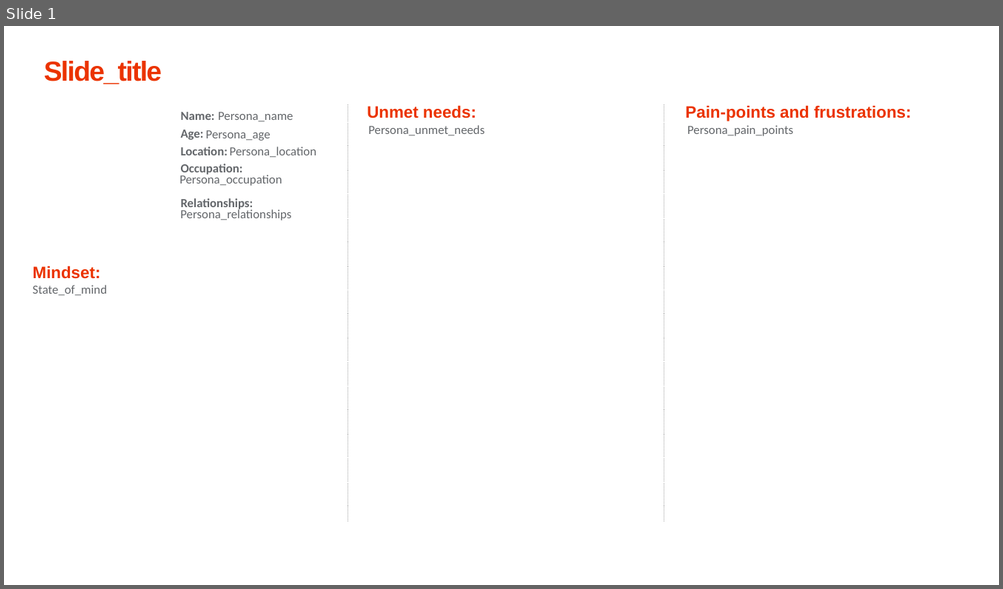
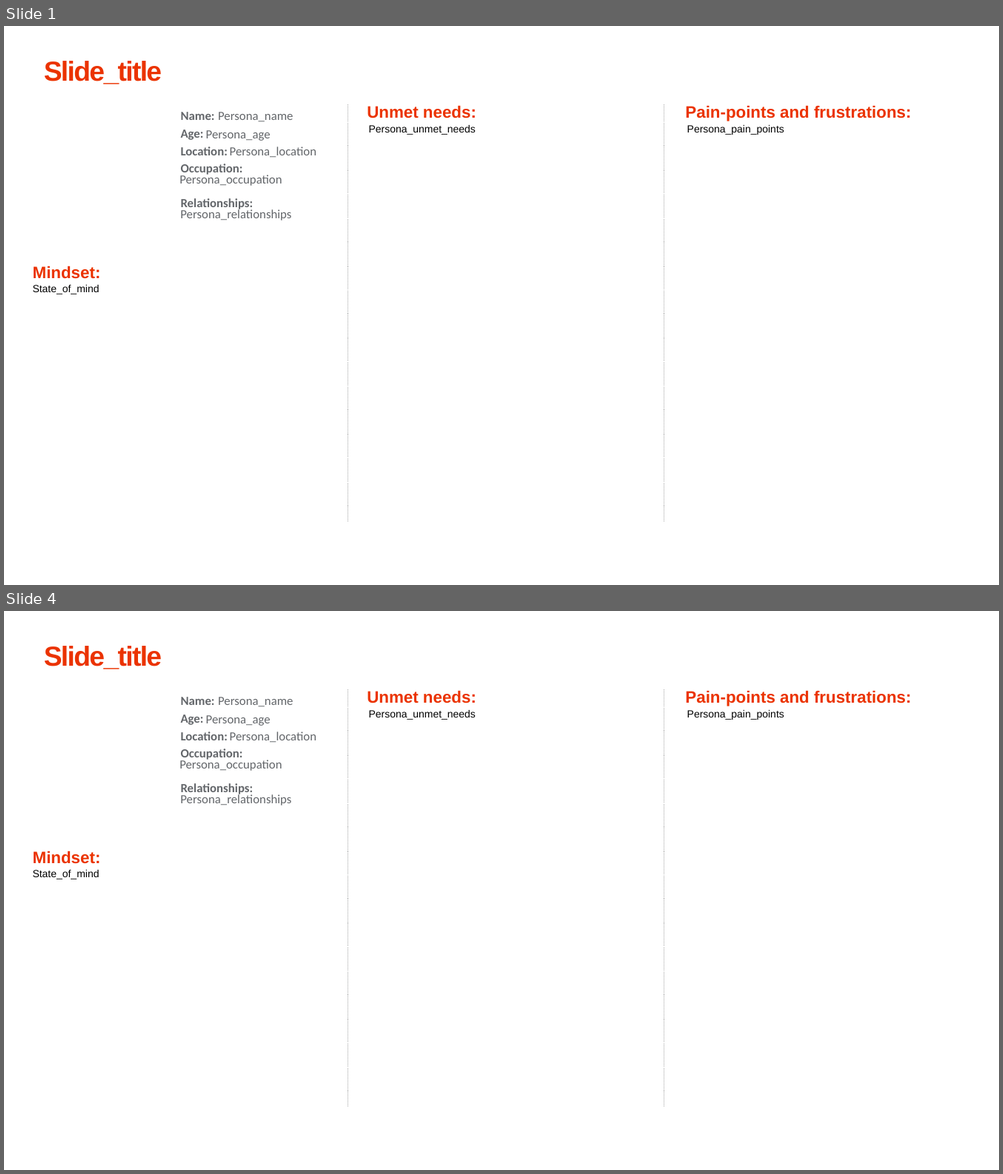
Before and after one commit to xpistos90210/templates, a slide deck: Persona_template.pptx. Shown one above the other, each under a label of ours: slide 1 before the commit, slides 1 and 4 after it; the slides between them are not shown. The pictures are 1003x589 and 1003x1174 pixels, drawn with LibreOffice and Linux fonts; fonts in the diff are those of the drawing. Boxes give left, top, right and bottom in pixels: in the first picture for what was removed or moved away, otherwise in the second. Text is boxed around its words. In the diff, an @@ line names an element or a change of style, - is before the commit and + after.

```diff
--- a/Persona_template.pptx
+++ b/Persona_template.pptx
@@ slide 4 added at (4,611,999,1170), background #FFFFFF; not listed: 6 template elements that a slide beside it also shows @@
@@ title added at (44,646,162,669), 26.6 pt, text #EB3300, bold @@
+Slide_title
@@ text added at (218,697,293,706), 12 pt, text #63666A @@
+Persona_name
@@ text added at (206,715,270,726), 12 pt, text #63666A @@
+Persona_age
@@ text added at (369,710,475,720), 10 pt, text #000000 @@
+Persona_unmet_needs
@@ text added at (687,710,784,720), 10 pt, text #000000 @@
+Persona_pain_points
@@ text added at (230,732,316,742), 12 pt, text #63666A @@
+Persona_location
@@ text added at (179,759,282,771), 12 pt, text #63666A @@
+Persona_occupation
@@ text added at (180,794,291,806), 12 pt, text #63666A @@
+Persona_relationships
@@ text added at (33,870,99,880), 10 pt, text #000000 @@
+State_of_mind
@@ slide 1 changed as well @@
@@ size 12 to 10 pt, font Calibri to Arial, text colour #63666A to #000000; more space between paragraphs in 3 elements at (33,285,99,295), (369,125,475,135), (687,125,784,135) @@
```
Also in this commit, not shown: 3 other slides added, 7 other files.
